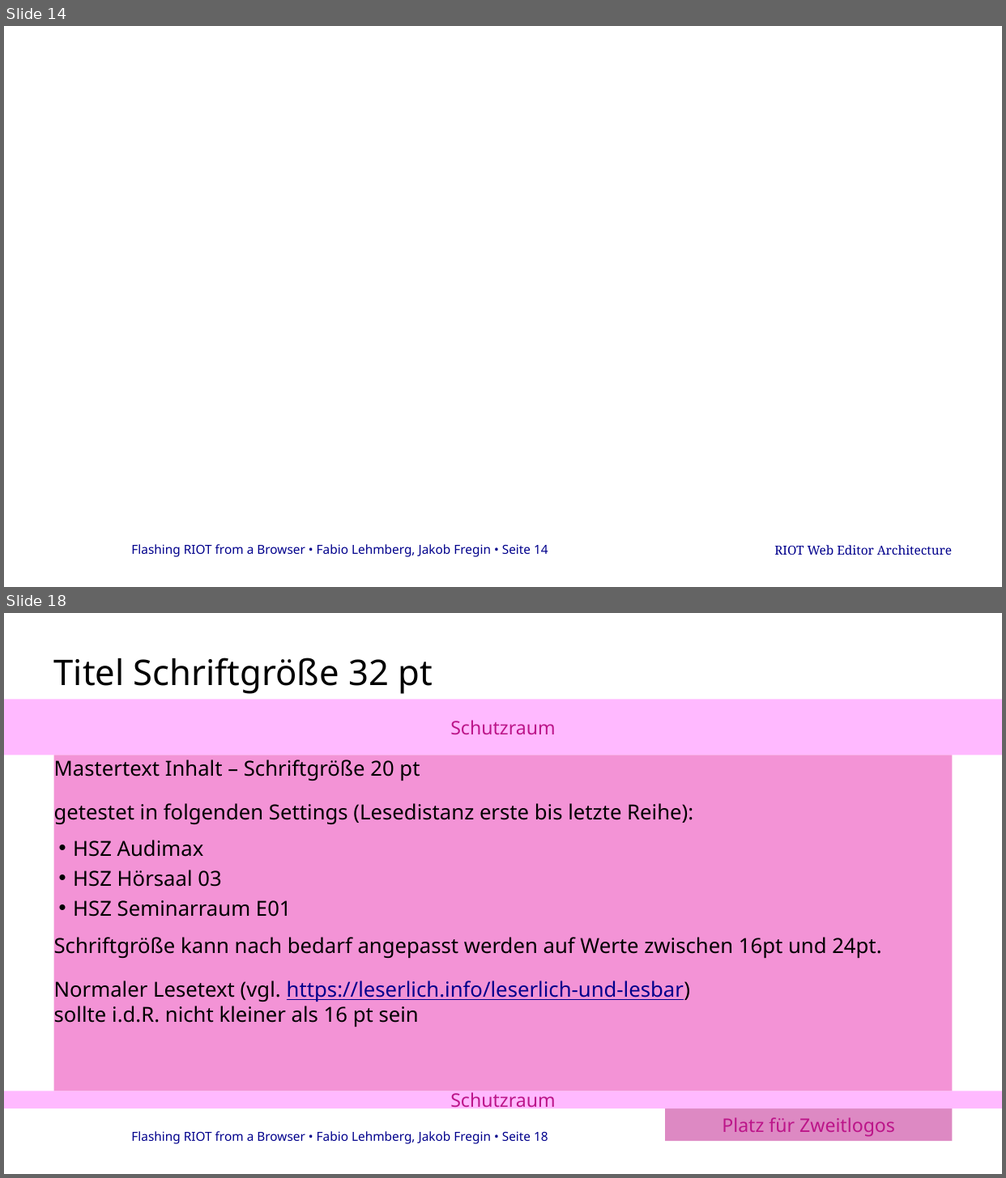
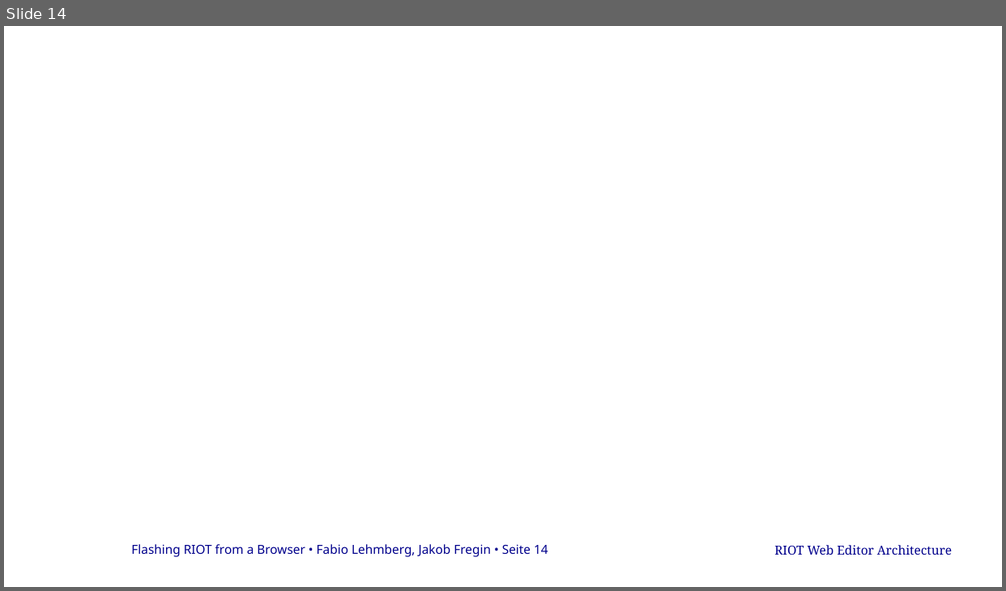
Before and after one commit to cheater78/RIOT-WebEditor, a slide deck: docs/project-log/RIoTPresentation.pptx. Shown one above the other, each under a label of ours: slides 14 and 18 before the commit, slide 14 after it; the slides between them are not shown. The pictures are 1006x1178 and 1006x591 pixels, drawn with LibreOffice and Linux fonts; fonts in the diff are those of the drawing; background and template pictures are left out. Boxes give left, top, right and bottom in pixels: in the first picture for what was removed or moved away, otherwise in the second. Text is boxed around its words. In the diff, an @@ line names an element or a change of style, - is before the commit and + after.

```diff
--- a/docs/project-log/RIoTPresentation.pptx
+++ b/docs/project-log/RIoTPresentation.pptx
@@ slide 18 removed at (4,613,1002,1174), background #FFFFFF; not listed: 1 template element that a slide beside it also shows @@
@@ title removed at (54,658,432,694) @@
-Titel Schriftgröße 32 pt
@@ rectangle removed at (4,699,1002,756) @@
-Schutzraum
@@ text removed at (54,756,953,1092) @@
-Mastertext Inhalt – Schriftgröße 20 pt
-getestet in folgenden Settings (Lesedistanz erste bis letzte Reihe):
-    • HSZ Audimax
-    • HSZ Hörsaal 03
-    • HSZ Seminarraum E01
-Schriftgröße kann nach bedarf angepasst werden auf Werte zwischen 16pt und 24pt.
-Normaler Lesetext (vgl. https://leserlich.info/leserlich-und-lesbar)
-sollte i.d.R. nicht kleiner als 16 pt sein
@@ rectangle removed at (4,1092,1002,1110) @@
-Schutzraum
@@ rectangle removed at (665,1109,953,1141) @@
-Platz für Zweitlogos
```
Also in this commit, not shown: 13 slides added, 13 other slides removed, 2 other files.
